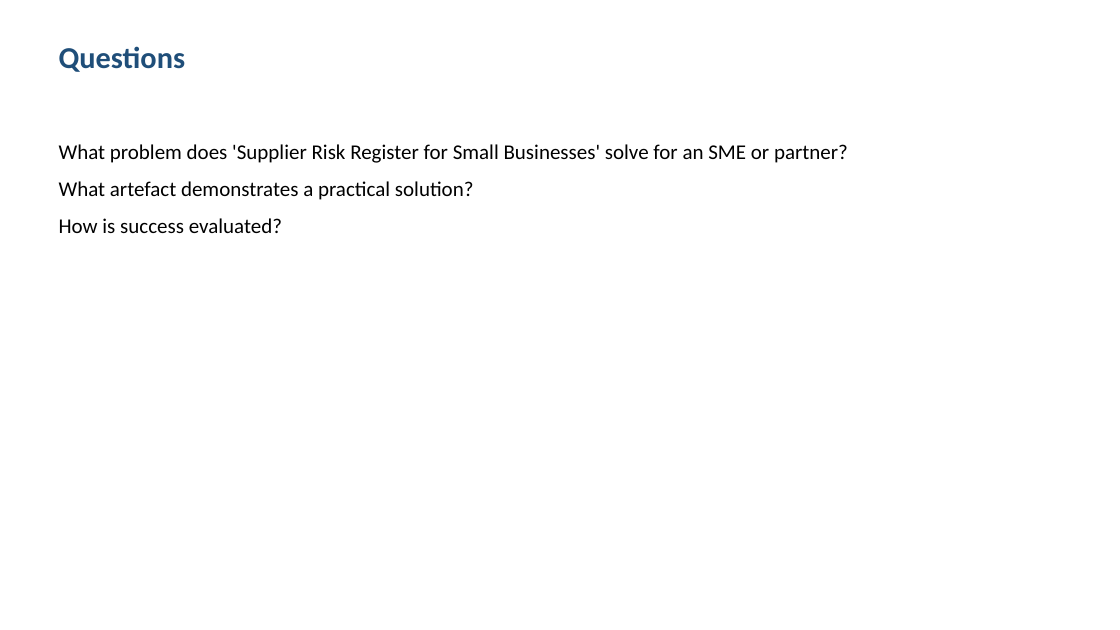
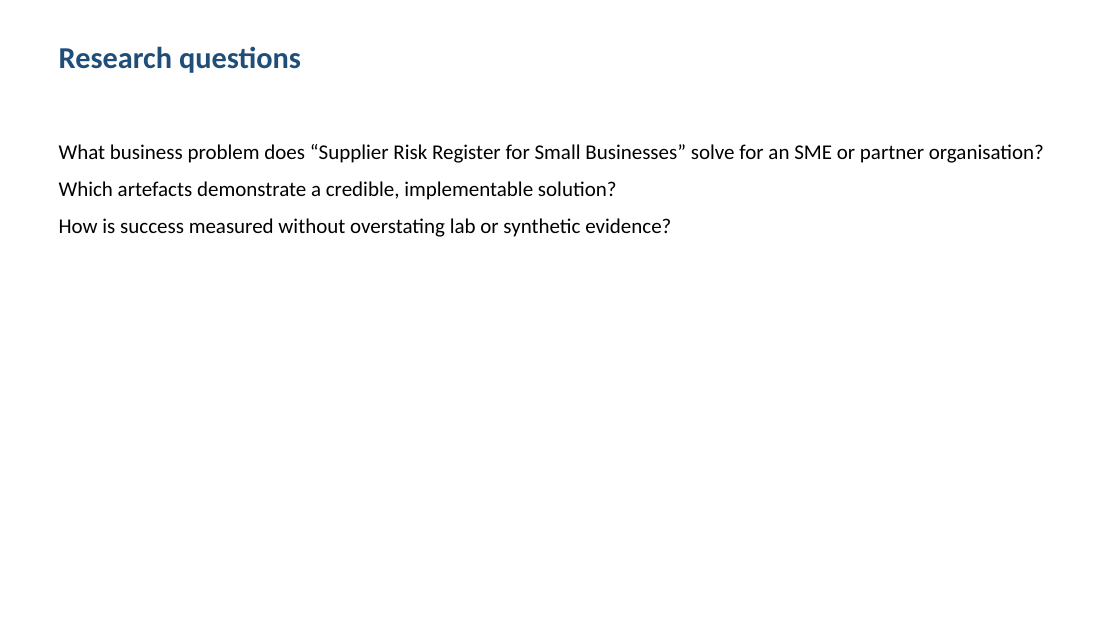
Before and after one commit to shohrabniaz/supplier-risk-register-for-small-businesses, a slide deck: slide 2 of Final_Submission/02_Presentation.pptx. Drawn at 1120x630 pixels with LibreOffice and Linux fonts; fonts in the diff are those of the drawing. Boxes give left, top, right and bottom in pixels: in the first picture for what was removed or moved away, otherwise in the second. Text is boxed around its words. In the diff, an @@ line names an element or a change of style, - is before the commit and + after.

```diff
--- a/Final_Submission/02_Presentation.pptx
+++ b/Final_Submission/02_Presentation.pptx
@@ text at (59, 46, 301, 73): text changed @@
-Questions
+Research questions
@@ text at (59, 144, 1044, 237): text changed @@
-What problem does 'Supplier Risk Register for Small Businesses' solve for an SME or partner?
-What artefact demonstrates a practical solution?
-How is success evaluated?
+What business problem does “Supplier Risk Register for Small Businesses” solve for an SME or partner organisation?
+Which artefacts demonstrate a credible, implementable solution?
+How is success measured without overstating lab or synthetic evidence?
```
Also in this commit, not shown: 3 other slides changed, 12 other files.
